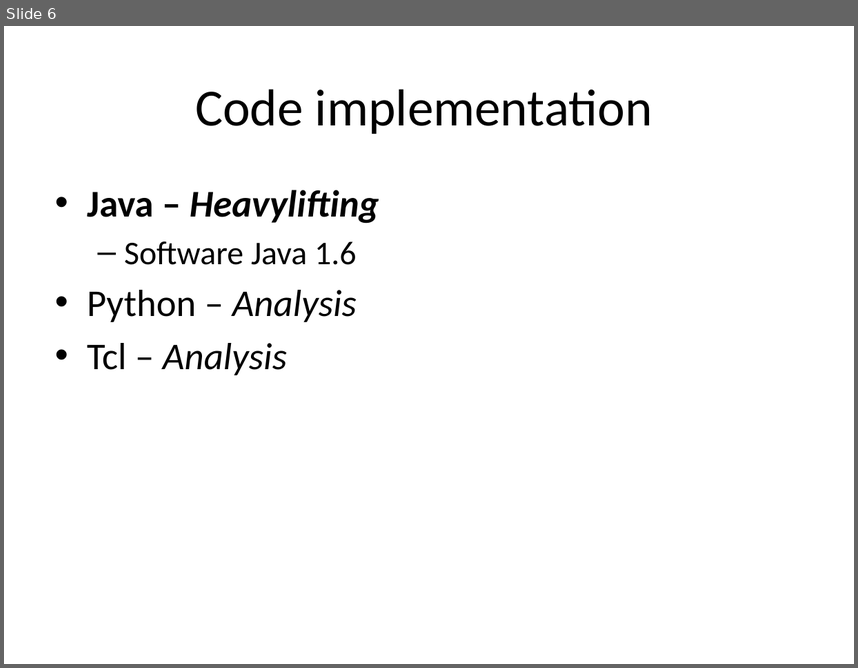
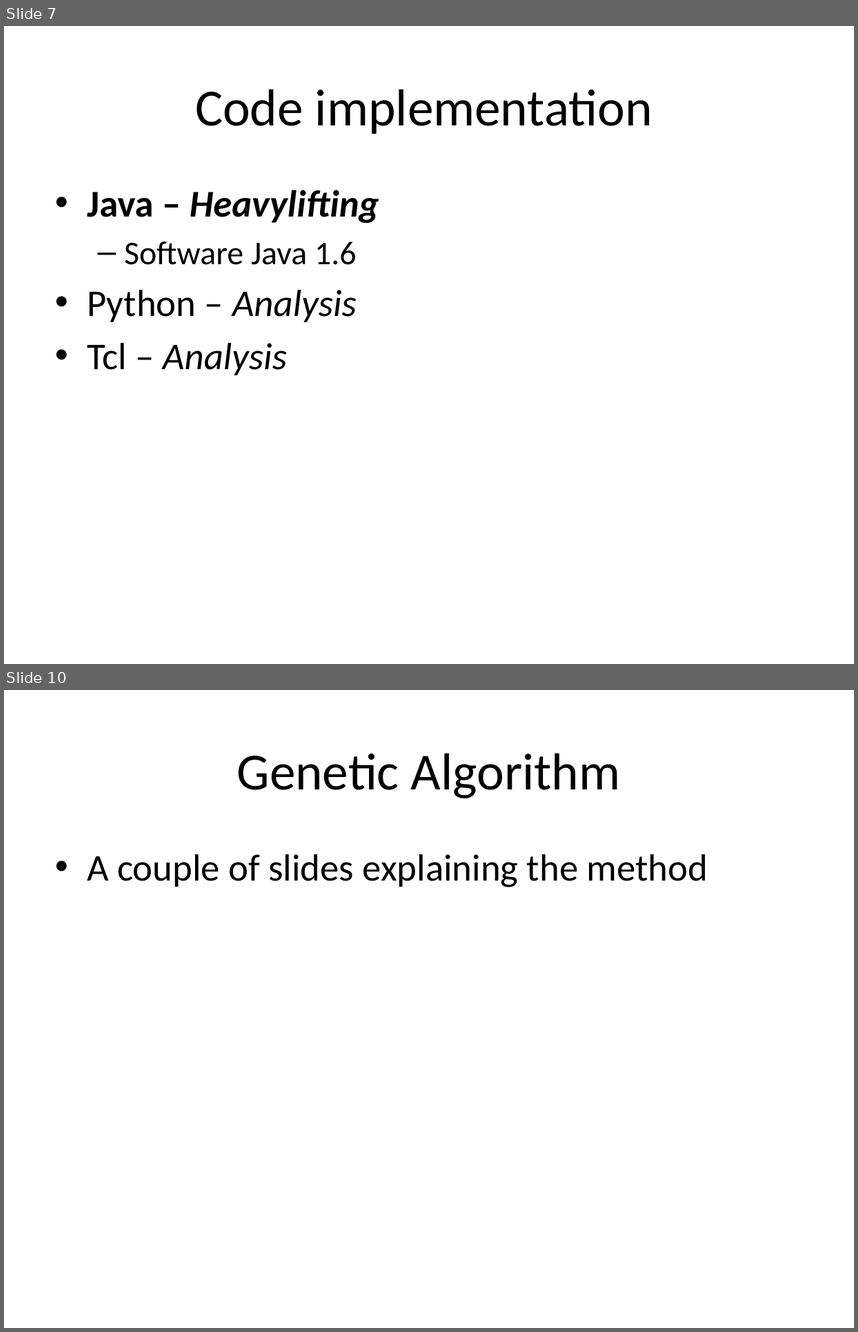
Before and after one commit to zestrada/atomicscalesimulationgroup2, a slide deck: Presentation/FinalPresentation.pptx. Shown one above the other, each under a label of ours: slide 6 before the commit, slides 7 and 10 after it; the slides between them are not shown. The pictures are 858x668 and 858x1332 pixels, drawn with LibreOffice and Linux fonts; fonts in the diff are those of the drawing. Boxes give left, top, right and bottom in pixels: in the first picture for what was removed or moved away, otherwise in the second. Text is boxed around its words. In the diff, an @@ line names an element or a change of style, - is before the commit and + after.

```diff
--- a/Presentation/FinalPresentation.pptx
+++ b/Presentation/FinalPresentation.pptx
@@ slide 10 added at bbox=[4, 690, 854, 1328], background #FFFFFF @@
@@ title added at bbox=[237, 753, 621, 798], 44 pt, text #000000 @@
+Genetic Algorithm
@@ text added at bbox=[87, 854, 708, 887], 32 pt, text #000000 @@
+• A couple of slides explaining the method
@@ what was slide 6 is now slide 7 @@
```
Also in this commit, not shown: 1 slide changed, 3 other slides added, 1 slide removed, 10 other files.
